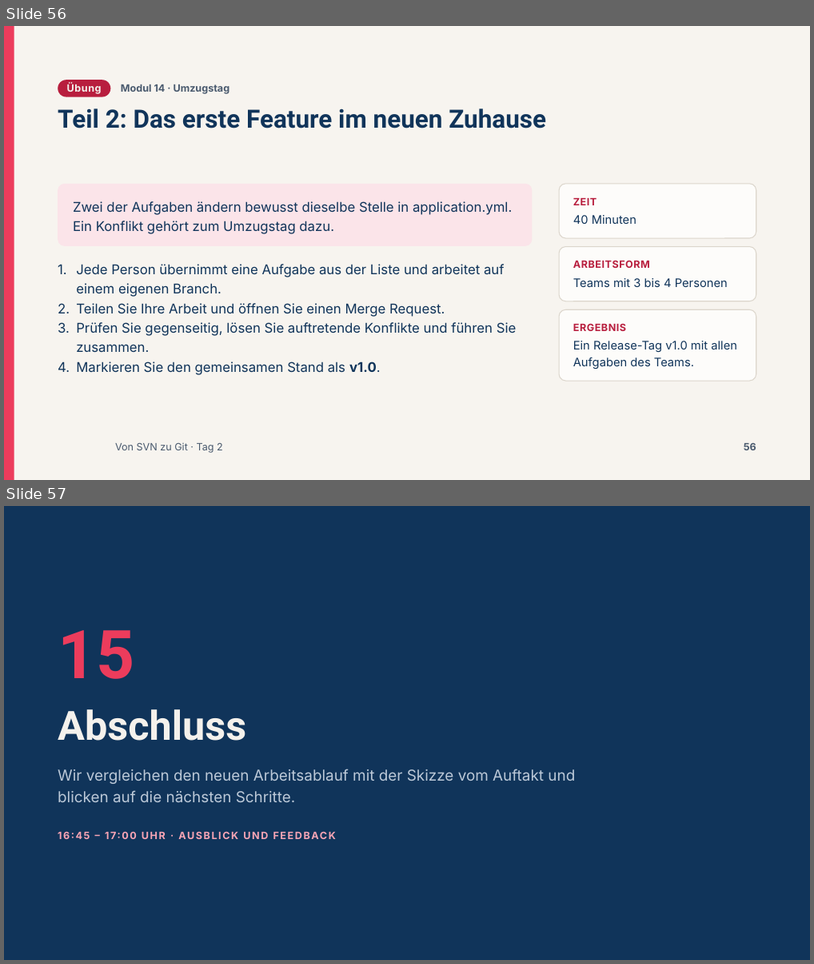
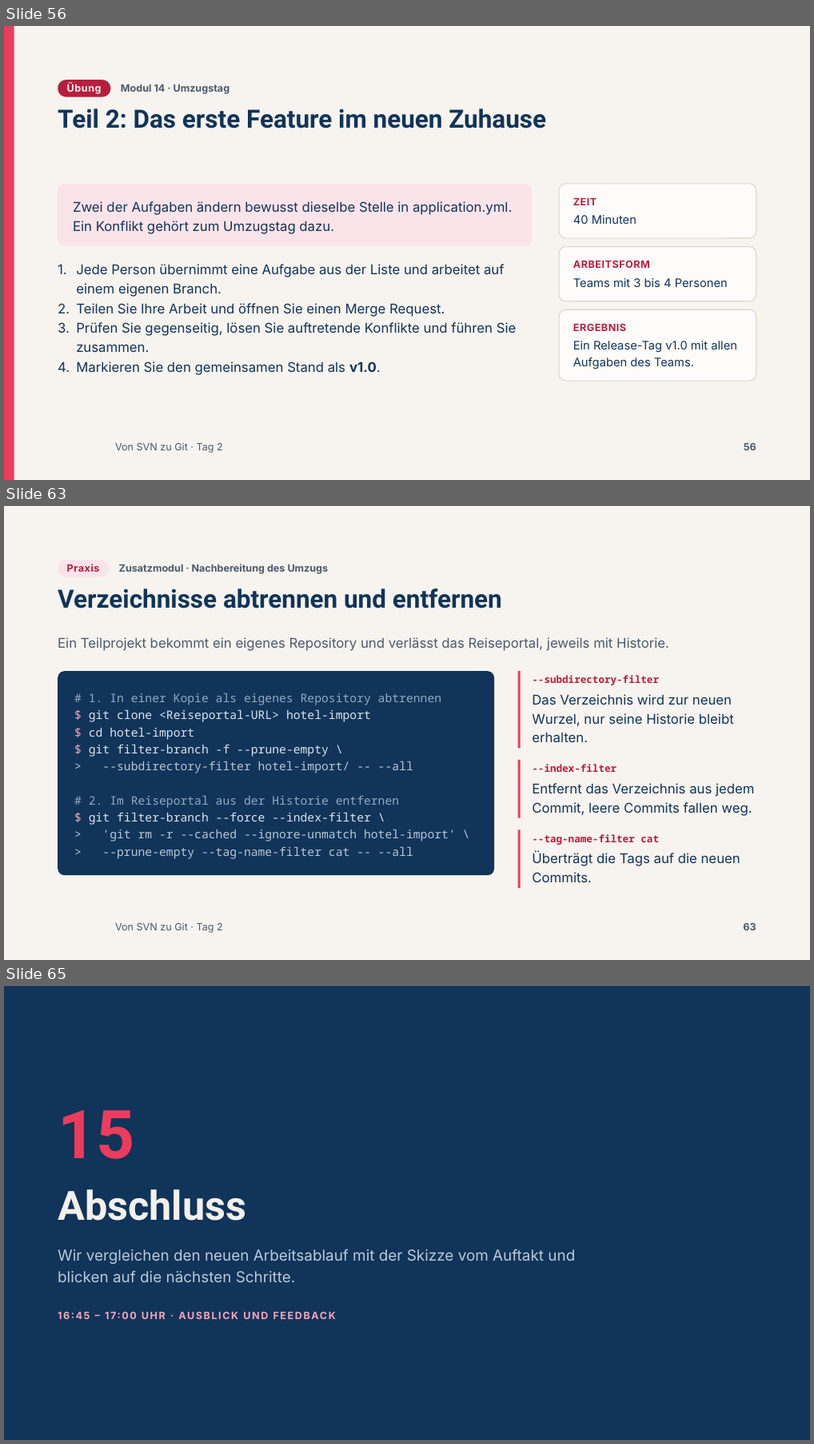
Before and after one commit to AndreasSchoenfeldUser/Von-SVN-zu-Git-Workshop, a slide deck: slides/pptx/tag2.pptx. Shown one above the other, each under a label of ours: slides 56 and 57 before the commit, slides 56, 63 and 65 after it; the slides between them are not shown. The pictures are 814x964 and 814x1444 pixels, drawn with LibreOffice and Linux fonts; fonts in the diff are those of the drawing; background and template pictures are left out. Boxes give left, top, right and bottom in pixels: in the first picture for what was removed or moved away, otherwise in the second. Text is boxed around its words. In the diff, an @@ line names an element or a change of style, - is before the commit and + after.

```diff
--- a/slides/pptx/tag2.pptx
+++ b/slides/pptx/tag2.pptx
@@ slide 63 added at <box>4,506,810,960</box>, background #F7F4EF; not listed: 1 template element that a slide beside it also shows @@
@@ rounded rectangle added at <box>58,560,110,576</box>, fill #FBE4E9 @@
@@ text added at <box>67,564,100,572</box>, 12 pt, text #B81E3E, bold @@
+Praxis
@@ text added at <box>119,564,329,574</box>, 12 pt, text #4A5A6E, bold @@
+Zusatzmodul · Nachbereitung des Umzugs
@@ title added at <box>58,588,502,608</box>, 30 pt, text #10345A, bold @@
+Verzeichnisse abtrennen und entfernen
@@ text added at <box>58,637,670,651</box>, 16 pt, text #4A5A6E @@
+Ein Teilprojekt bekommt ein eigenes Repository und verlässt das Reiseportal, jeweils mit Historie.
@@ rounded rectangle added at <box>58,671,494,875</box>, fill #10345A @@
@@ rectangle added at <box>518,671,521,748</box>, fill #EC3C5C @@
@@ text added at <box>89,693,456,859</box>, 14 pt, text #B9C6D4 @@
+# 1. In einer Kopie als eigenes Repository abtrennen
+$ git clone <Reiseportal-URL> hotel-import
+$ cd hotel-import
+$ git filter-branch -f --prune-empty \
+> --subdirectory-filter hotel-import/ -- --all
+# 2. Im Reiseportal aus der Historie entfernen
+$ git filter-branch --force --index-filter \
+> 'git rm -r --cached --ignore-unmatch hotel-import' \
+> --prune-empty --tag-name-filter cat -- --all
@@ text added at <box>532,675,659,685</box>, 12 pt, text #B81E3E, bold @@
+--subdirectory-filter
@@ text added at <box>532,694,734,743</box>, 16 pt, text #10345A @@
+Das Verzeichnis wird zur neuen Wurzel, nur seine Historie bleibt erhalten.
@@ rectangle added at <box>518,760,521,817</box>, fill #EC3C5C @@
@@ text added at <box>532,764,617,772</box>, 12 pt, text #B81E3E, bold @@
+--index-filter
@@ text added at <box>532,783,754,816</box>, 16 pt, text #10345A @@
+Entfernt das Verzeichnis aus jedem Commit, leere Commits fallen weg.
@@ rectangle added at <box>518,830,521,888</box>, fill #EC3C5C @@
@@ text added at <box>532,834,659,844</box>, 12 pt, text #B81E3E, bold @@
+--tag-name-filter cat
@@ text added at <box>532,852,741,882</box>, 16 pt, text #10345A @@
+Überträgt die Tags auf die neuen Commits.
@@ page number added at <box>743,923,756,930</box>, 12 pt, text #4A5A6E, bold @@
+63
@@ what was slide 57 is now slide 65 @@
```
Also in this commit, not shown: 7 other slides added, 26 other files.
